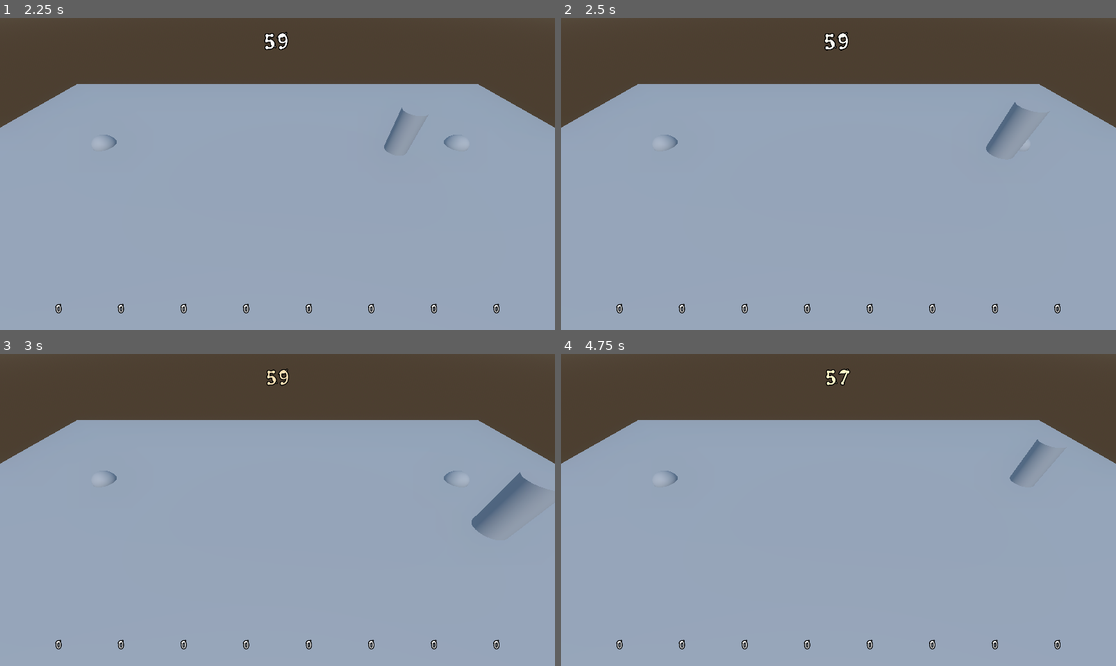
Above: before the commit, frames 1-4 (two rows, left to right).
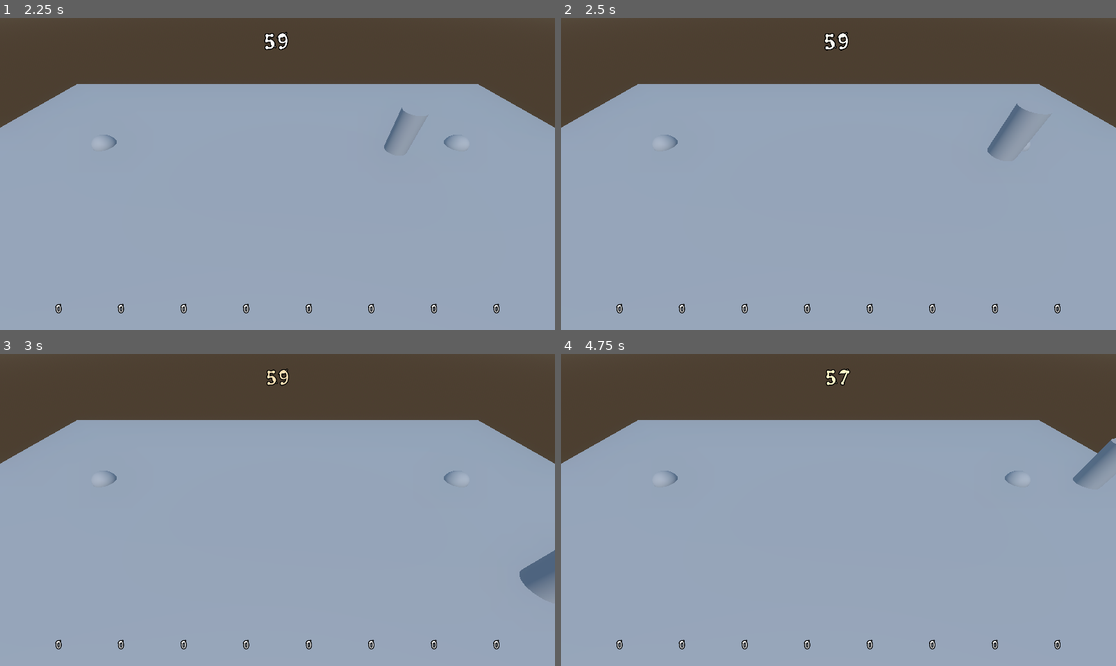
Above: after the commit, the same moments.

Repository: 80hdgames/GGJ-2023
Game: Godot game, scene res://Scenes/Start.tscn
Same seed, same stepped clock (60 frames per second), same inputs: the game is played once before the commit and once after it.
Inputs:
- Up to frame 1 (2.25 s): click "Play" at 0.5 s; tap Enter (ui_accept) at 1.25, 1.52 s; hold Right (ui_right) 1.28-2.03 s; tap Shift (desktop1_boost) at 1.35, 2.1 s; hold Down (ui_down) from 2.03 s (still down)
- Up to frame 2 (2.5 s): keep holding Down (ui_down); tap Enter (ui_accept) at 2.27 s
- Up to frame 3 (3 s): release Down (ui_down) at 2.78 s; hold Right (ui_right) from 2.78 s (still down); tap Shift (desktop1_boost) at 2.85 s
- Up to frame 4 (4.75 s): release Right (ui_right) at 3.53 s; hold Up (ui_up) 3.53-4.28 s; tap Shift (desktop1_boost) at 3.6, 4.35 s; tap Enter (ui_accept) at 3.77, 4.52 s; hold Left (ui_left) from 4.28 s (still down)

Frame 1 is identical in both runs. In frame 2, less than 0.1% of the frame differs, in the area x 76-85%, y 26-45%; in frame 3, 1.7%, in the area x 84-100%, y 37-79%; in frame 4, 0.9%.

Commit message:
Structure for SFX and VFX when boosting

Diff:
--- a/GGJ-2023-Project/Scripts/Autoloads/SfxManager.gd
+++ b/GGJ-2023-Project/Scripts/Autoloads/SfxManager.gd
@@ -8,7 +8,9 @@
 	MenuCancel,
 
 	GameOver,
-	Collect
+	Collect,
+
+	Boost
 }
 
 const SFX_PATH_FORMAT = "res://Audio/SFX/ClipSets/%s.tres"
--- a/GGJ-2023-Project/Scripts/Player.gd
+++ b/GGJ-2023-Project/Scripts/Player.gd
@@ -1,5 +1,6 @@
 extends CharacterBody3D
 
+const SoundType = SfxManager.SoundType
 
 const SPEED = 5.0
 const GRIP = 0.25
@@ -22,6 +23,10 @@
 func can_boost():
 	return boostCharge >= 1 and !isBoosting
 
+func activate_boost():
+	isBoosting = true
+	SfxManager.enqueue2d(SoundType.Boost)
+	# TODO: animation, particle effect, etc.
 
 func _physics_process(delta):
 	# Add the gravity.
@@ -38,7 +43,7 @@
 	if isBoosting:
 		boostCharge = max(0, boostCharge - BOOST_BURN_RATE)
 		if boostCharge <= 0:
-			isBoosting = false
+			activate_boost()
 	else:
 		boostCharge = min(boostCharge + BOOST_RECHARGE_RATE, MAX_BOOST)
 
